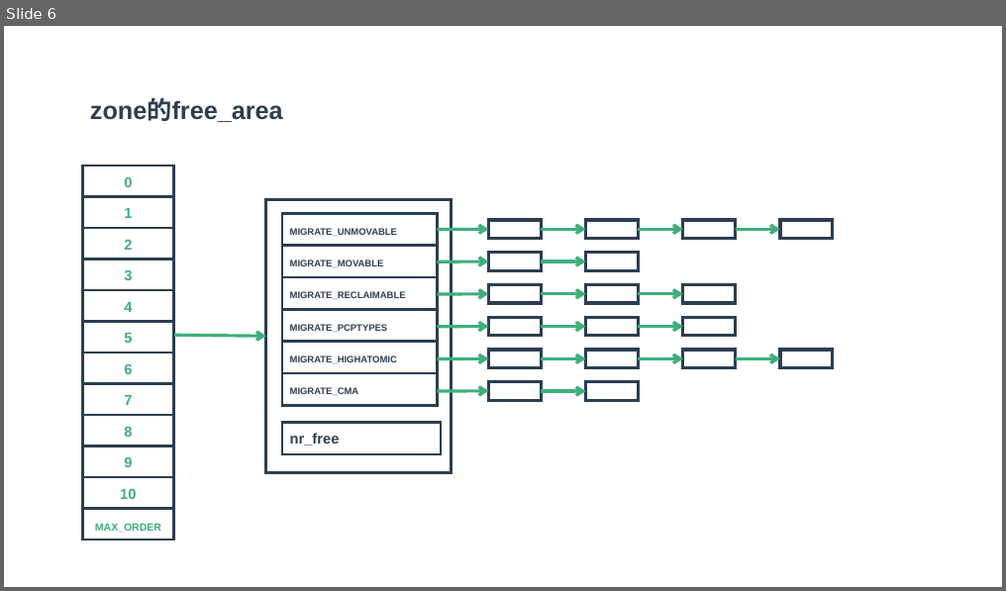
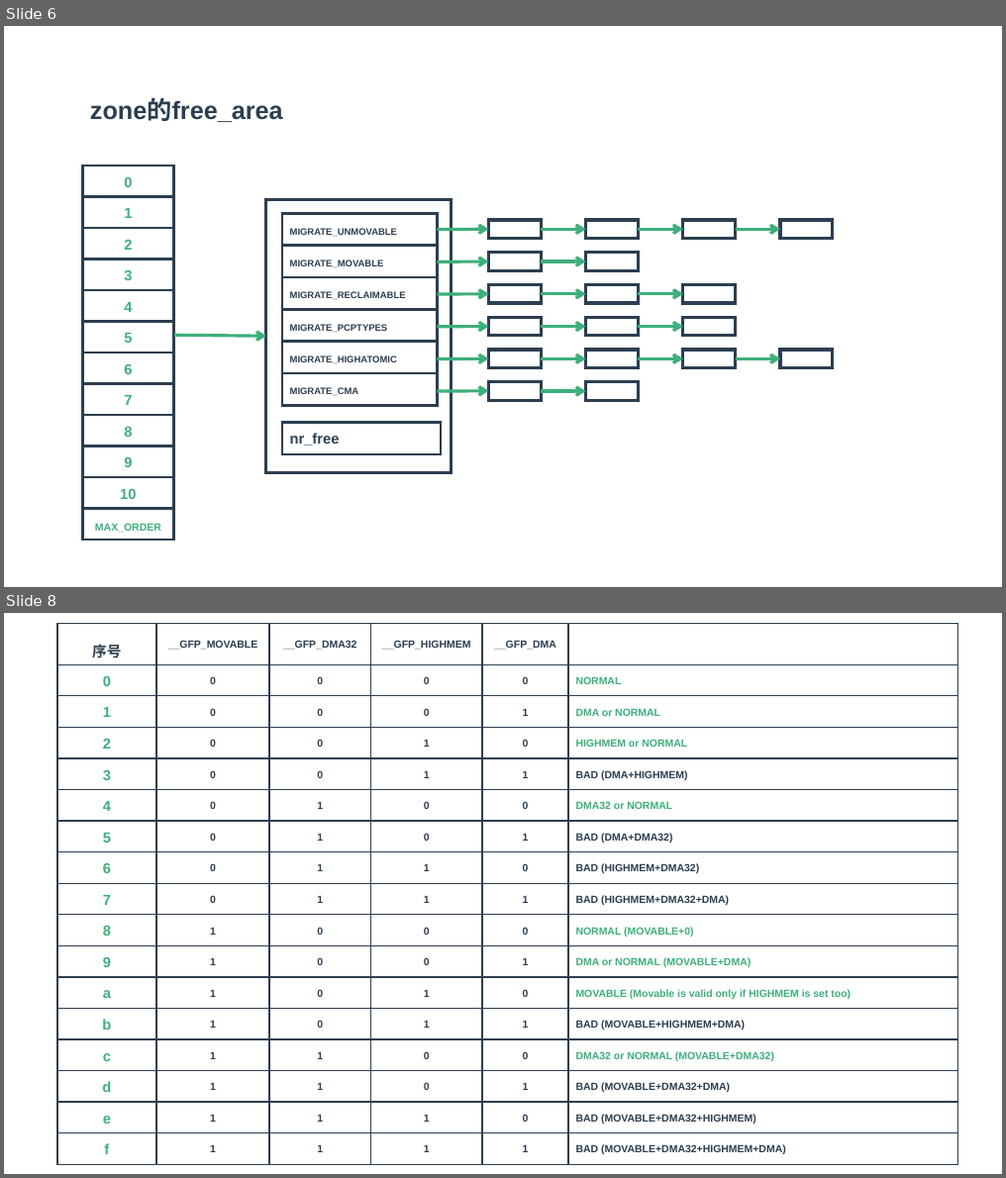
Before and after one commit to zaiqiang-dong/zaiqiang, a slide deck: picture/ppt/memory/memory_modle.pptx. Shown one above the other, each under a label of ours: slide 6 before the commit, slides 6 and 8 after it; the slides between them are not shown. The pictures are 1006x591 and 1006x1178 pixels, drawn with LibreOffice and Linux fonts; fonts in the diff are those of the drawing. Boxes give left, top, right and bottom in pixels: in the first picture for what was removed or moved away, otherwise in the second. Text is boxed around its words. In the diff, an @@ line names an element or a change of style, - is before the commit and + after.

```diff
--- a/picture/ppt/memory/memory_modle.pptx
+++ b/picture/ppt/memory/memory_modle.pptx
@@ slide 8 added at box(4, 613, 1002, 1174), background #FFFFFF @@
@@ table added at box(57, 624, 957, 1174), 17 rows, 6 columns @@
+序号 | __GFP_MOVABLE | __GFP_DMA32 | __GFP_HIGHMEM | __GFP_DMA | 
+0 | 0 | 0 | 0 | 0 | NORMAL
+1 | 0 | 0 | 0 | 1 | DMA or NORMAL
+2 | 0 | 0 | 1 | 0 | HIGHMEM or NORMAL
+3 | 0 | 0 | 1 | 1 | BAD (DMA+HIGHMEM)
+4 | 0 | 1 | 0 | 0 | DMA32 or NORMAL
+5 | 0 | 1 | 0 | 1 | BAD (DMA+DMA32)
+6 | 0 | 1 | 1 | 0 | BAD (HIGHMEM+DMA32)
+7 | 0 | 1 | 1 | 1 | BAD (HIGHMEM+DMA32+DMA)
+8 | 1 | 0 | 0 | 0 | NORMAL (MOVABLE+0)
+9 | 1 | 0 | 0 | 1 | DMA or NORMAL (MOVABLE+DMA)
+a | 1 | 0 | 1 | 0 | MOVABLE (Movable is valid only if HIGHMEM is set too)
+b | 1 | 0 | 1 | 1 | BAD (MOVABLE+HIGHMEM+DMA)
+c | 1 | 1 | 0 | 0 | DMA32 or NORMAL (MOVABLE+DMA32)
+d | 1 | 1 | 0 | 1 | BAD (MOVABLE+DMA32+DMA)
+e | 1 | 1 | 1 | 0 | BAD (MOVABLE+DMA32+HIGHMEM)
+f | 1 | 1 | 1 | 1 | BAD (MOVABLE+DMA32+HIGHMEM+DMA)
```
Also in this commit, not shown: 1 slide changed, 1 other slide added, 2 slides removed, 15 other files.
